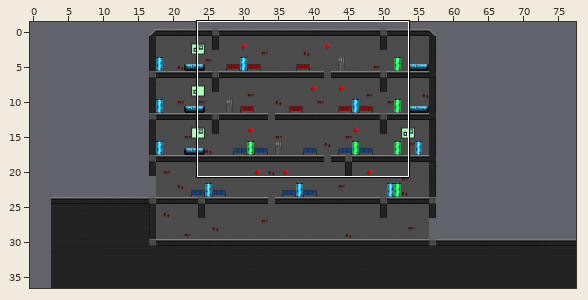
Level history. Tiled map: resources/tilemap/zona_hospital.tmx. The picture above shows the old version from afar; the outline marks the close-up.
Close-up. Before the commit:
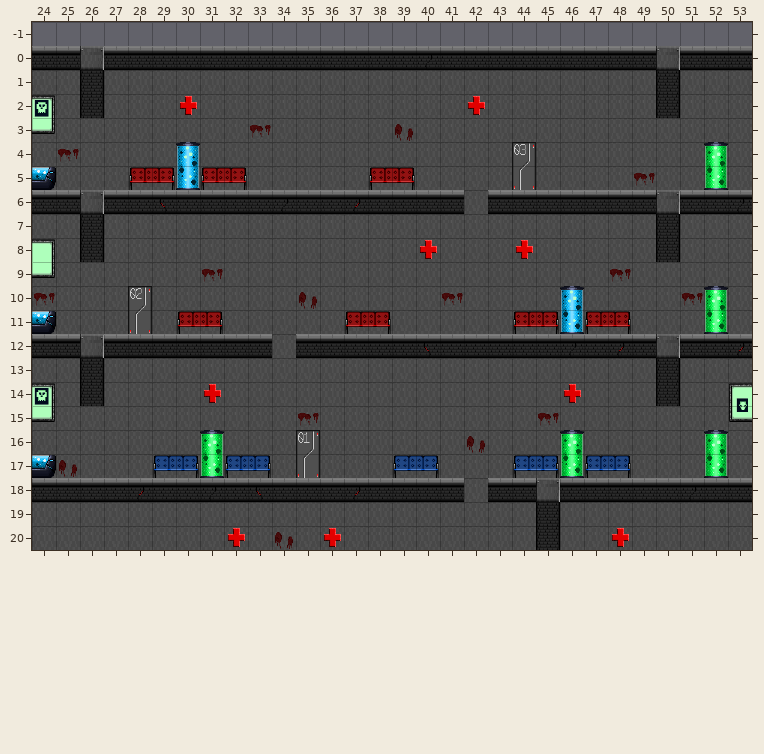
Cells are 32x32 px. Shown: x 24..53, y -1..20. The commit also changed other parts of the map, which this record leaves out. The old version is drawn lined up with the new one.
Now the later version:
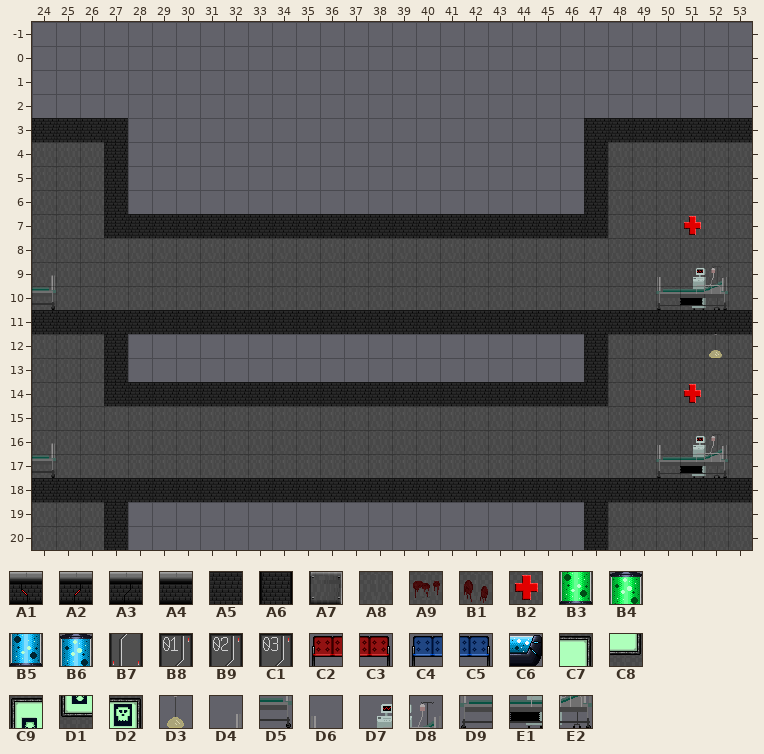
Key: from "template_tileset": A1 0, A2 1, A3 2, A4 4, A5 5, A6 15, A7 18, A8 27, A9 28, B1 29, B2 54, B3 60, B4 61, B5 62, B6 63, B7 64, B8 65, B9 66, C1 72, C2 73, C3 74, C4 75, C5 76, C6 84, C7 89, C8 90, C9 96, D1 97, D2 98, D3 127, D4 153, D5 165, D6 175, D7 176, D8 177, D9 187, E1 188, E2 189.
__ is an empty cell, ## one hidden under a higher layer.
Tiles of an added or newly shown layer are drawn over the layers below it.
Changes in this commit:
map size 75x50 -> 75x40 cells (old content now starts at 3,-13; both pictures use the new coordinates)
Layer "Background":
y 1: x 24..53 A8 A8 ## A8 A8 A8 A8 A8 A8 A8 A8 A8 A8 A8 A8 A8 A8 A8 A8 A8 A8 A8 A8 A8 A8 A8 ## A8 A8 A8 -> __ __ __ __ __ __ __ __ __ __ __ __ __ __ __ __ __ __ __ __ __ __ __ __ __ __ __ __ __ __
y 2: x 24..53 ## A8 ## A8 A8 A8 ## A8 A8 A8 A8 A8 A8 A8 A8 A8 A8 A8 ## A8 A8 A8 A8 A8 A8 A8 ## A8 A8 A8 -> __ __ __ __ __ __ __ __ __ __ __ __ __ __ __ __ __ __ __ __ __ __ __ __ __ __ __ __ __ __
y 3: x 25..53 A8 A8 A8 A8 A8 A8 A8 A8 A9 A8 A8 A8 A8 A8 B1 A8 A8 A8 A8 A8 A8 A8 A8 A8 A8 A8 A8 A8 A8 -> __ __ __ __ __ __ __ __ __ __ __ __ __ __ __ __ __ __ __ __ __ __ __ __ __ __ __ __ __
y 4: x 25 A9 -> A8; x 27..47 A8 A8 A8 A8 A8 A8 A8 A8 A8 A8 A8 A8 A8 A8 A8 A8 A8 ## A8 A8 A8 -> __ __ __ __ __ __ __ __ __ __ __ __ __ __ __ __ __ __ __ __ __
y 5: x 27..47 A8 A8 A8 ## A8 A8 A8 A8 A8 A8 A8 A8 A8 A8 A8 A8 A8 ## A8 A8 A8 -> __ __ __ __ __ __ __ __ __ __ __ __ __ __ __ __ __ __ __ __ __; x 49 A9 -> A8
y 6: x 28..46 ## ## ## ## ## ## ## ## ## ## ## ## ## ## A8 ## ## ## ## -> __ __ __ __ __ __ __ __ __ __ __ __ __ __ __ __ __ __ __
y 7: x 27..47 A8 A8 A8 A8 A8 A8 A8 A8 A8 A8 A8 A8 A8 A8 A8 A8 A8 A8 A8 A8 A8 -> __ __ __ __ __ __ __ __ __ __ __ __ __ __ __ __ __ __ __ __ __
y 9: x 31 A9 -> A8; x 48 A9 -> A8
y 10: x 24 A9 -> A8; x 35 B1 -> A8; x 41 A9 -> A8; x 51 A9 -> A8
y 11: x 24..27 A8 A8 A8 A8 -> __ __ __ __; x 29..45 A8 A8 A8 A8 A8 A8 A8 A8 A8 A8 A8 A8 A8 A8 A8 A8 A8 -> __ __ __ __ __ __ __ __ __ __ __ __ __ __ __ __ __; x 47..51 A8 A8 A8 A8 A8 -> __ __ __ __ __; x 53 A8 -> __
y 12: x 28..46 ## ## ## ## ## ## A8 ## ## ## ## ## ## ## ## ## ## ## ## -> __ __ __ __ __ __ __ __ __ __ __ __ __ __ __ __ __ __ __
y 13: x 27..47 A8 A8 A8 A8 A8 A8 A8 A8 A8 A8 A8 A8 A8 A8 A8 A8 A8 A8 A8 A8 A8 -> __ __ __ __ __ __ __ __ __ __ __ __ __ __ __ __ __ __ __ __ __
y 14: x 27..30 A8 A8 A8 A8 -> __ __ __ __; x 32..45 A8 A8 A8 A8 A8 A8 A8 A8 A8 A8 A8 A8 A8 A8 -> __ __ __ __ __ __ __ __ __ __ __ __ __ __; x 47 A8 -> __
y 15: x 35 A9 -> A8; x 45 A9 -> A8
y 16: x 42 B1 -> A8; x 52 B4 -> A8
y 17: x 25 B1 -> A8; x 35 ## -> A8; x 52 B3 -> A8
y 18: x 42 A8 -> __
y 19: x 27..47 A8 A8 A8 A8 A8 A8 A8 A8 A8 A8 A8 A8 A8 A8 A8 A8 A8 A8 ## A8 A8 -> __ __ __ __ __ __ __ __ __ __ __ __ __ __ __ __ __ __ __ __ __
y 20: x 27..47 A8 A8 A8 A8 A8 ## A8 B1 A8 ## A8 A8 A8 A8 A8 A8 A8 A8 ## A8 A8 -> __ __ __ __ __ __ __ __ __ __ __ __ __ __ __ __ __ __ __ __ __
Layer "Decoration" (removed):
y 2: x 24 D2 -> __; x 30 B2 -> __; x 42 B2 -> __
y 3: x 24 C8 -> __
y 4: x 30 B6 -> __; x 44 C1 -> __; x 52 B4 -> __
y 5: x 24 C6 -> __; x 28..32 C2 C3 B5 C2 C3 -> __ __ __ __ __; x 38..39 C2 C3 -> __ __; x 44 B7 -> __; x 52 B3 -> __
y 8: x 24 C7 -> __; x 40 B2 -> __; x 44 B2 -> __
y 9: x 24 C8 -> __
y 10: x 28 B9 -> __; x 46 B6 -> __; x 52 B4 -> __
y 11: x 24 C6 -> __; x 28 B7 -> __; x 30..31 C2 C3 -> __ __; x 37..38 C2 C3 -> __ __; x 44..48 C2 C3 B5 C2 C3 -> __ __ __ __ __; x 52 B3 -> __
y 14: x 24 D2 -> __; x 31 B2 -> __; x 46 B2 -> __; x 53 C9 -> __
y 15: x 24 C8 -> __; x 53 D1 -> __
y 16: x 31 B4 -> __; x 35 B8 -> __; x 46 B4 -> __
y 17: x 24 C6 -> __; x 29..33 C4 C5 B3 C4 C5 -> __ __ __ __ __; x 35 B7 -> __; x 39..40 C4 C5 -> __ __; x 44..48 C4 C5 B3 C4 C5 -> __ __ __ __ __
y 20: x 32 B2 -> __; x 36 B2 -> __; x 48 B2 -> __
Layer "Walls":
y 0: x 24..53 A4 A4 A7 A4 A4 A4 A4 A4 A4 A4 A4 A4 A4 A4 A4 A4 A3 A4 A4 A4 A4 A4 A4 A4 A4 A4 A7 A4 A4 A4 -> __ __ __ __ __ __ __ __ __ __ __ __ __ __ __ __ __ __ __ __ __ __ __ __ __ __ __ __ __ __
y 1..2: x 26 A6 -> __; x 50 A6 -> __
y 3: x 24..27 __ __ __ __ -> A5 A5 A5 A5; x 47..53 __ __ __ __ __ __ __ -> A5 A5 A5 A5 A5 A5 A5
y 4..5: x 27 __ -> A5; x 47 __ -> A5
y 6: x 24..41 A4 A4 A7 A4 A4 A1 A4 A4 A4 A4 A3 A4 A4 A2 A4 A4 A4 A4 -> __ __ __ A5 __ __ __ __ __ __ __ __ __ __ __ __ __ __; x 43..53 A4 A4 A4 A4 A4 A4 A4 A7 A4 A4 A3 -> __ __ __ __ A5 __ __ __ __ __ __
y 7: x 26..47 A6 __ __ __ __ __ __ __ __ __ __ __ __ __ __ __ __ __ __ __ __ __ -> __ A5 A5 A5 A5 A5 A5 A5 A5 A5 A5 A5 A5 A5 A5 A5 A5 A5 A5 A5 A5 A5; x 50 A6 -> __
y 8: x 26 A6 -> __; x 50 A6 -> __
y 11: x 24..53 __ __ __ __ __ __ __ __ __ __ __ __ __ __ __ __ __ __ __ __ __ __ __ __ __ __ __ __ __ __ -> A5 A5 A5 A5 A5 A5 A5 A5 A5 A5 A5 A5 A5 A5 A5 A5 A5 A5 A5 A5 A5 A5 A5 A5 A5 A5 A5 A5 A5 A5
y 12: x 24..33 A4 A4 A7 A4 A4 A4 A4 A4 A4 A4 -> __ __ __ A5 __ __ __ __ __ __; x 35..53 A4 A4 A4 A4 A4 A1 A4 A4 A4 A4 A4 A3 A4 A2 A4 A7 A4 A4 A2 -> __ __ __ __ __ __ __ __ __ __ __ __ A5 __ __ __ __ __ __
y 13: x 26..27 A6 __ -> __ A5; x 47 __ -> A5; x 50 A6 -> __
y 14: x 26..47 A6 __ __ __ __ __ __ __ __ __ __ __ __ __ __ __ __ __ __ __ __ __ -> __ A5 A5 A5 A5 A5 A5 A5 A5 A5 A5 A5 A5 A5 A5 A5 A5 A5 A5 A5 A5 A5; x 50 A6 -> __
y 18: x 24..53 A4 A4 A4 A4 A2 A4 A4 A3 A4 A1 A4 A4 A4 A2 A4 A4 A4 A4 __ A4 A4 A7 A4 A4 A4 A4 A4 A3 A4 A4 -> A5 A5 A5 A5 A5 A5 A5 A5 A5 A5 A5 A5 A5 A5 A5 A5 A5 A5 A5 A5 A5 A5 A5 A5 A5 A5 A5 A5 A5 A5
y 19..20: x 27 __ -> A5; x 45 A6 -> __; x 47 __ -> A5
Layer "Elements" (added):
y 7: x 51 __ -> B2
y 9: x 24 __ -> D4; x 50..52 __ __ __ -> D6 D7 D8
y 10: x 24 __ -> D5; x 50..52 __ __ __ -> D9 E1 E2
y 12: x 52 __ -> D3
y 14: x 51 __ -> B2
y 16: x 24 __ -> D4; x 50..52 __ __ __ -> D6 D7 D8
y 17: x 24 __ -> D5; x 50..52 __ __ __ -> D9 E1 E2
